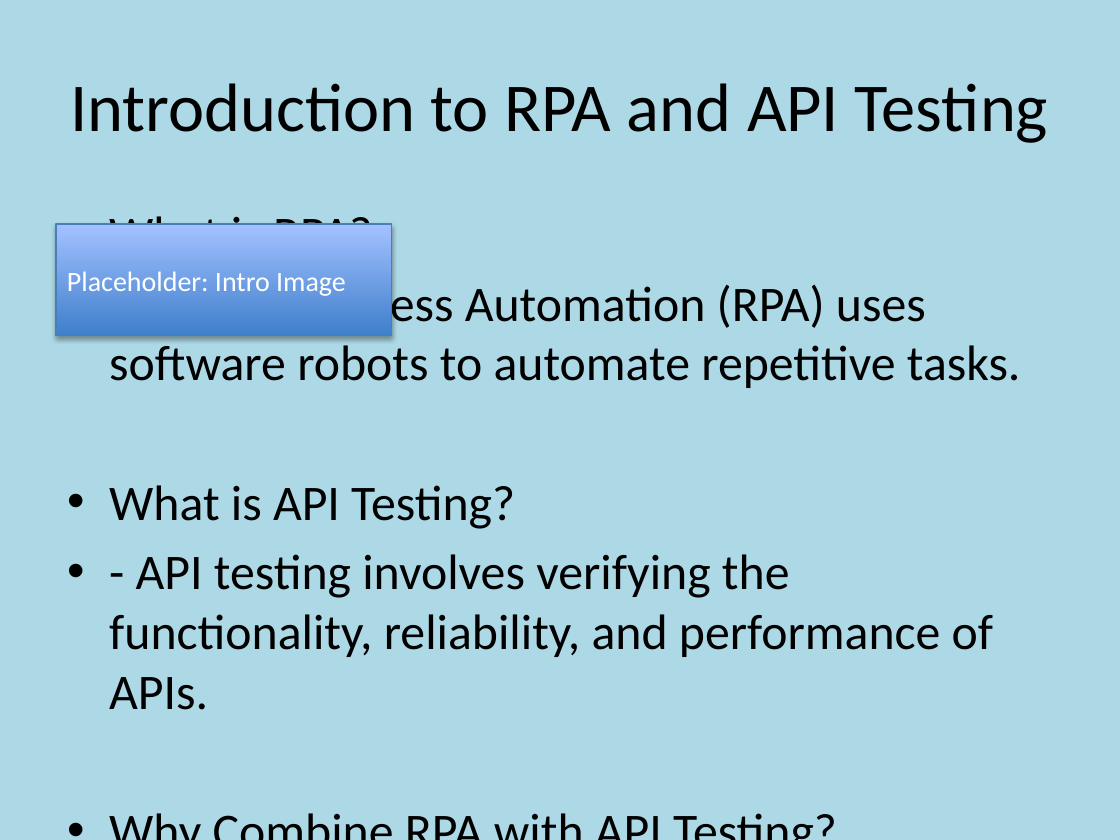
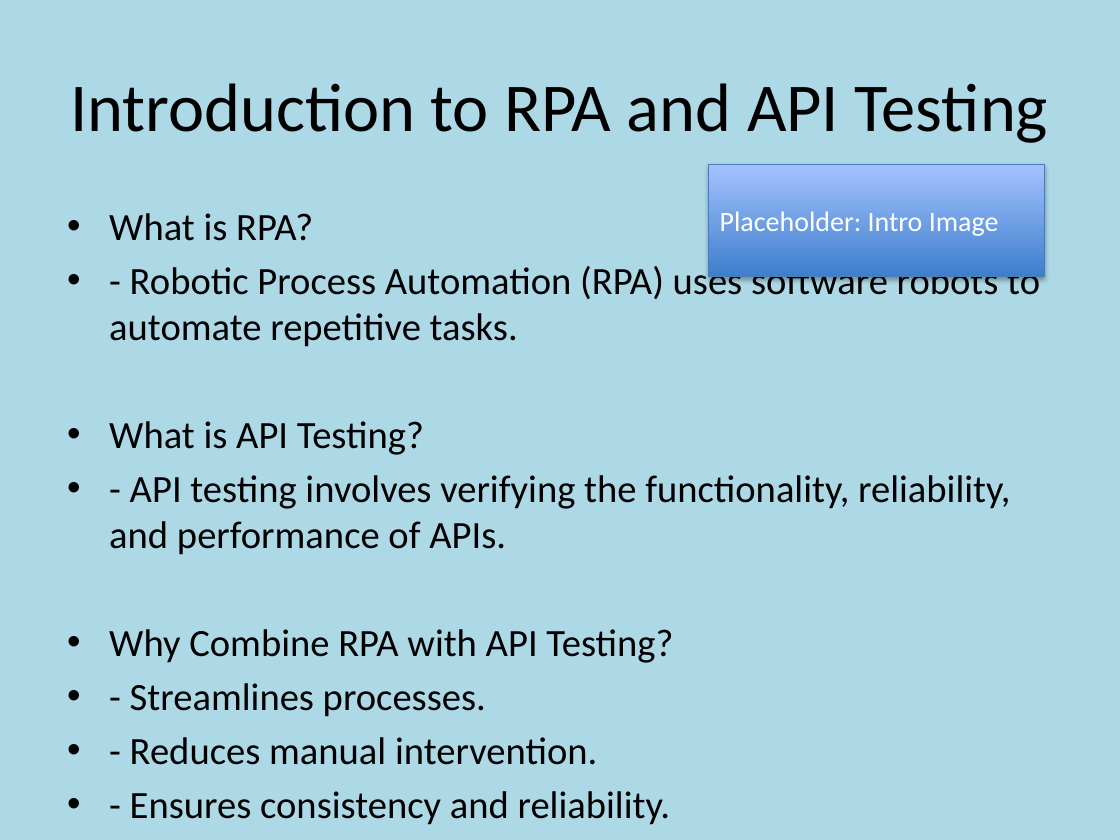
Before and after one commit to nlkishore/Python, a slide deck: slide 2 of Python/Customized_RPA_API_Testing_Presentation_with_Placeholders.pptx. Drawn at 1120x840 pixels with LibreOffice and Linux fonts; fonts in the diff are those of the drawing. Boxes give left, top, right and bottom in pixels: in the first picture for what was removed or moved away, otherwise in the second. Text is boxed around its words. In the diff, an @@ line names an element or a change of style, - is before the commit and + after.

```diff
--- a/Python/Customized_RPA_API_Testing_Presentation_with_Placeholders.pptx
+++ b/Python/Customized_RPA_API_Testing_Presentation_with_Placeholders.pptx
@@ rectangle "Placeholder: Intro Image": place and size @@
-rectangle "Placeholder: Intro Image" at bbox=[56, 224, 392, 336]
+rectangle "Placeholder: Intro Image" at bbox=[709, 165, 1045, 277]
@@ text "What is RPA?" at bbox=[109, 213, 1040, 765]: size 32 to 24.8 pt; less space between paragraphs @@
```
Also in this commit, not shown: 9 other slides changed, 1 slide added, 1 other file.
